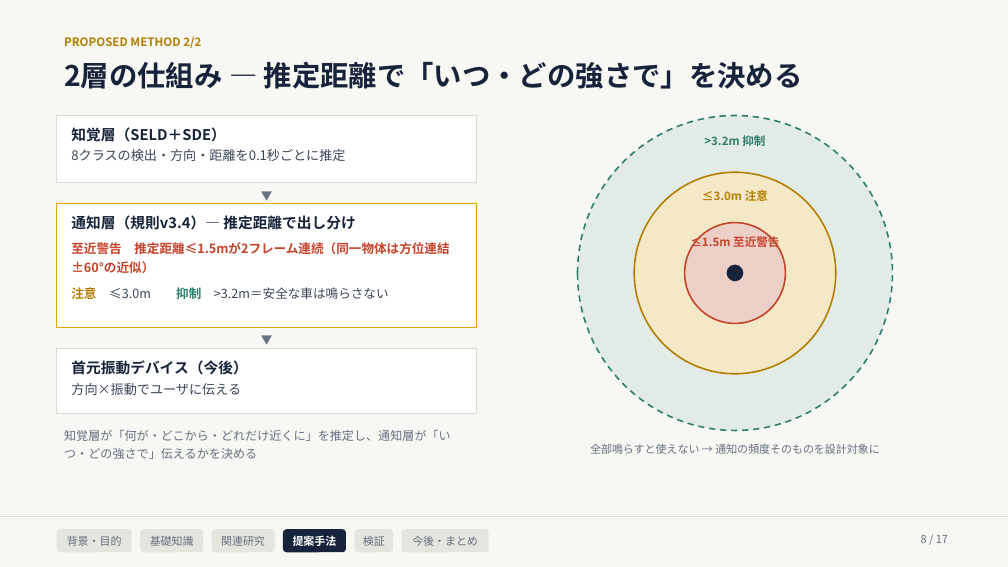
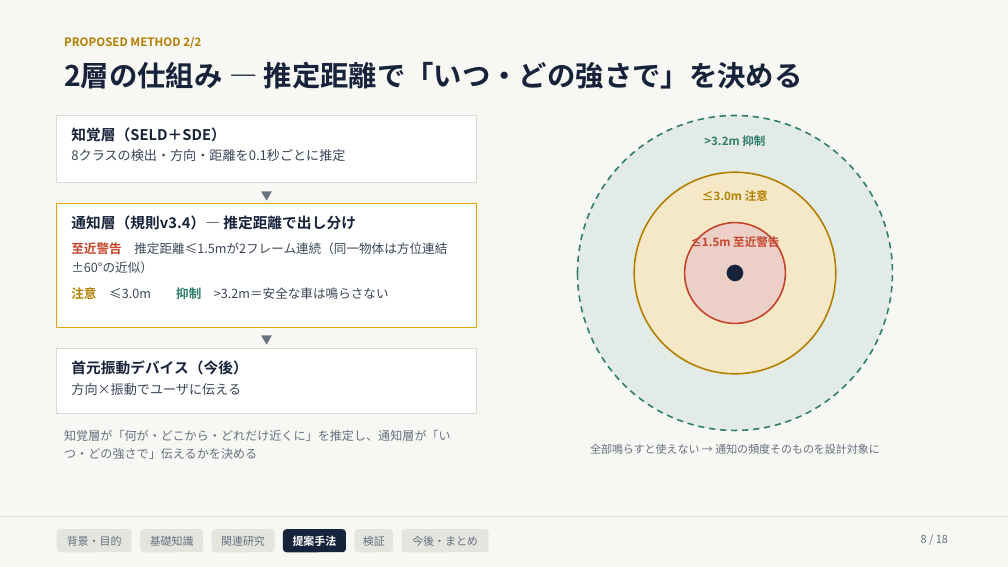
Before and after one commit to Noosdoo/outdoor-seld-sim, a slide deck: slide 8 of md/seminar/中間発表スライド_2026-08-10.pptx. Drawn at 1008x567 pixels with LibreOffice and Linux fonts; fonts in the diff are those of the drawing. Boxes give left, top, right and bottom in pixels: in the first picture for what was removed or moved away, otherwise in the second. Text is boxed around its words. In the diff, an @@ line names an element or a change of style, - is before the commit and + after.

```diff
--- a/md/seminar/中間発表スライド_2026-08-10.pptx
+++ b/md/seminar/中間発表スライド_2026-08-10.pptx
@@ text in rectangle at bbox=[71, 242, 447, 273]: text colour #C4432B to #3A4658, bold off in "推定距離≤1.5mが2フレーム連続（同一物体は方位連結±60°の近似）" @@
@@ text at bbox=[921, 535, 948, 543]: text changed @@
-8 / 17
+8 / 18
```
Also in this commit, not shown: 16 other slides changed, 1 slide added, 3 other files.
